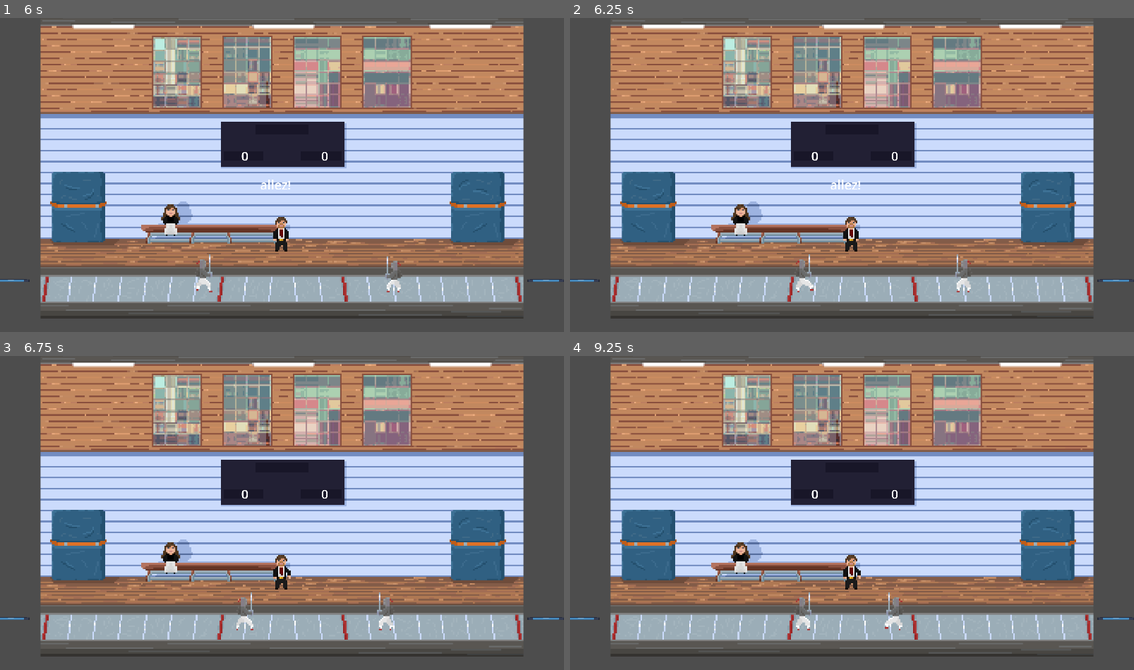
Above: before the commit, frames 1-4 (two rows, left to right).
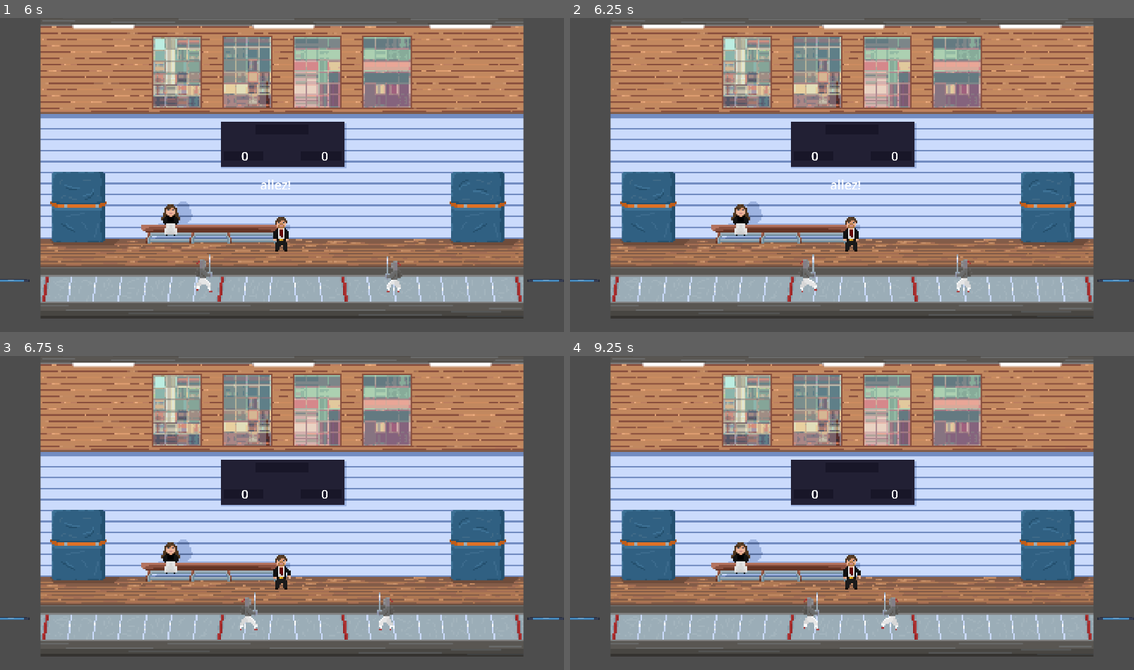
Above: after the commit, the same moments.

Repository: erikdervik/eisen-und-ehre
Game: Godot game, scene res://game.tscn
Same seed, same stepped clock (60 frames per second), same inputs: the game is played once before the commit and once after it. The engine's default icon, where the game draws it, is replaced by a stand-in: a white triangle on a blue panel in a dark square.
Inputs:
- Up to frame 1 (6 s): click "Play" at 0.5 s; tap Enter at 1.25, 2.75, 4.25 s; hold Left (p2_left) 1.28-2.03 s; hold D (p1_right) 1.28-2.78 s; tap Shift (p1_sprint, bound only after the commit) at 1.55, 2.1, 3.8, 5.1 s; tap Space at 2, 3.5 s; tap Ctrl (p2_sprint, bound only after the commit) at 2.3, 4.55 s; hold A (p1_left) 2.78-3.53 s; hold Ctrl (p2_sprint, bound only after the commit) 2.78-3.53 s; tap Left (p2_left) at 3.05, 3.6, 5.3 s; hold D (p1_right) 3.53-5.03 s; hold Right (p2_right) 4.28-5.03 s; hold A (p1_left) 5.03-5.78 s; hold D (p1_right) from 5.78 s (still down); hold Ctrl (p2_sprint, bound only after the commit) from 5.78 s (still down)
- Up to frame 2 (6.25 s): keep holding D (p1_right); keep holding Ctrl (p2_sprint, bound only after the commit); tap Shift (p1_sprint, bound only after the commit) at 6.05 s
- Up to frame 3 (6.75 s): release D (p1_right) at 6.53 s; release Ctrl (p2_sprint, bound only after the commit) at 6.53 s; hold A (p1_left) from 6.53 s (still down); tap Left (p2_left) at 6.6 s
- Up to frame 4 (9.25 s): tap Ctrl (p2_sprint, bound only after the commit) at 6.8, 8.1, 9.05 s; hold Shift (p1_sprint, bound only after the commit) 7.28-8.03 s; tap Left (p2_left) at 7.55 s; release A (p1_left) at 8.03 s; hold D (p1_right) from 8.03 s (still down); tap Shift (p1_sprint, bound only after the commit) at 8.3 s; hold Left (p2_left) from 8.78 s (still down)

Frame 1 is identical in both runs. In frame 2, 0.2% of the frame differs, in the area x 40-44%, y 75-88%; in frame 3, 0.2%; in frame 4, 0.4%, in the area x 40-59%, y 75-88%.

Commit message:
Silas Sounds (furchtbare audio quali?! + Sprinten

Diff:
--- a/fechter.gd
+++ b/fechter.gd
@@ -108,8 +108,14 @@
 
 		if (player == "p1" and Input.is_action_pressed("p1_right") or player == "p2" and Input.is_action_pressed("p2_left")) and state in CAN_FOWARD:
 			state = "FORWARD"
-			$AnimatedSprite2D.play("walk")
-			velocity.x = direction * SPEED * delta
+
+			if player == "p1" and Input.is_action_pressed("p1_sprint") or player == "p2" and Input.is_action_pressed("p2_sprint"):
+				$AnimatedSprite2D.play("sprint")
+				print("SPRINT")
+				velocity.x = direction * SPEED * delta * 1.5
+			else:
+				$AnimatedSprite2D.play("walk")
+				velocity.x = direction * SPEED * delta
 			emit_signal("action",player,"forward") # gain priority a little bit
 		elif (player == "p1" and Input.is_action_pressed("p1_left") or player == "p2" and Input.is_action_pressed("p2_right")) and state in CAN_BACK:
 			state = "BACK"
--- a/game.gd
+++ b/game.gd
@@ -4,6 +4,19 @@
 @onready var audio_player: AudioStreamPlayer = $AudioStreamPlayer
 @export var hit_sounds: Array[AudioStream] = []
 @export var parry_sounds: Array[AudioStream] = []
+
+@onready var silas_player: AudioStreamPlayer = $silasPlayer
+
+@export var en_garde: AudioStream
+@export var pret: AudioStream
+@export var allez: AudioStream
+
+@export var attaque_a_gauche_touche: AudioStream
+@export var attaque_simultane: AudioStream
+@export var attaque_a_droite_touche: AudioStream
+@export var halte: AudioStream
+
+
 var judge_state = ""
 var p1
 var p2
@@ -17,14 +30,18 @@
 var startpos1 = Vector2(-72,265)
 var startpos2 = Vector2(72,265)
 
-func play_sound(sound):
-	if hit_sounds.is_empty():
-		return
+func play_silas_sound(sound, language="fr"):
 	if typeof(sound) == TYPE_ARRAY:
 		audio_player.stream = sound.pick_random()
 	else:
 		audio_player.stream = sound
-
+	audio_player.play()
+
+func play_sound(sound):
+	if typeof(sound) == TYPE_ARRAY:
+		audio_player.stream = sound.pick_random()
+	else:
+		audio_player.stream = sound
 	audio_player.play()
 
 func _on_hit(p, parries, sound):
@@ -122,9 +139,12 @@
 	$judge.play("StellungFertigLos")
 	#Engine.time_scale = 1
 	#get_tree().paused = false
+	get_tree().create_timer(1.0,true,false,true).timeout.connect(func(): play_silas_sound(en_garde))
 	get_tree().create_timer(1.0,true,false,true).timeout.connect(func(): $judge_speak.text =  "en Garde")
 	get_tree().create_timer(2.0,true,false,true).timeout.connect(func(): $judge_speak.text = "pret")
+	get_tree().create_timer(2.0,true,false,true).timeout.connect(func(): play_silas_sound(pret))
 	get_tree().create_timer(3.0,true,false,true).timeout.connect(func(): $judge_speak.text = "allez!")
+	get_tree().create_timer(3.0,true,false,true).timeout.connect(func(): play_silas_sound(allez))
 	get_tree().create_timer(4.0,true,false,true).timeout.connect(func(): get_tree().paused = false)
 	get_tree().create_timer(6.0,true,false,true).timeout.connect(func(): $judge_speak.text = "")
 	get_tree().create_timer(6.0,true,false,true).timeout.connect(func(): judge_state = "eq")
--- a/game.tscn
+++ b/game.tscn
@@ -35,7 +35,10 @@
 [ext_resource type="AudioStream" uid="uid://cmgpljhsddnv0" path="res://assets/sounds/parry/parry-13.mp3" id="32_jo4nb"]
 [ext_resource type="AudioStream" uid="uid://gocsqvuuw7tm" path="res://assets/sounds/parry/parry-14.mp3" id="33_56gn1"]
 [ext_resource type="AudioStream" uid="uid://bfktnrya5aagh" path="res://assets/sounds/parry/parry-15.mp3" id="34_avmo2"]
+[ext_resource type="AudioStream" uid="uid://cdygdhmo6gcp5" path="res://assets/sounds/silas/engarde.mp3" id="35_klri6"]
 [ext_resource type="PackedScene" uid="uid://uhkw8ibv7ur7" path="res://main_ui.tscn" id="36_aa0lp"]
+[ext_resource type="AudioStream" uid="uid://c313jneg60gtf" path="res://assets/sounds/silas/pret.mp3" id="36_eu6ph"]
+[ext_resource type="AudioStream" uid="uid://0xfbs0dbwjof" path="res://assets/sounds/silas/allez.mp3" id="37_edr7y"]
 [ext_resource type="Texture2D" uid="uid://dair51oc7hgui" path="res://assets/sprites/background/background.png" id="37_iu0sx"]
 [ext_resource type="PackedScene" uid="uid://3mi7rplbhil8" path="res://hit.tscn" id="38_4v2jo"]
 
@@ -320,6 +323,9 @@
 script = ExtResource("1_e2o6t")
 hit_sounds = Array[AudioStream]([ExtResource("2_xex6t"), ExtResource("3_aa0lp"), ExtResource("4_iu0sx"), ExtResource("5 …(356 unchanged characters)…
 parry_sounds = Array[AudioStream]([ExtResource("20_cfc7e"), ExtResource("21_gh0px"), ExtResource("22_v33yl"), ExtResour …(291 unchanged characters)…
+en_garde = ExtResource("35_klri6")
+pret = ExtResource("36_eu6ph")
+allez = ExtResource("37_edr7y")
 
 [node name="Camera2D" type="Camera2D" parent="."]
 position = Vector2(0, 130)
@@ -384,6 +390,9 @@
 player = "p1"
 sound = false
 
+[node name="silasPlayer" type="AudioStreamPlayer" parent="."]
+volume_db = -1.908
+
 [connection signal="start" from="MainUI" to="." method="_on_main_ui_start"]
 [connection signal="hit" from="End1" to="." method="_on_hit"]
 [connection signal="hit" from="End2" to="." method="_on_hit"]
--- a/project.godot
+++ b/project.godot
@@ -86,6 +86,16 @@
 "events": [Object(InputEventKey,"resource_local_to_scene":false,"resource_name":"","device":-1,"window_id":0,"alt_press …(195 unchanged characters)…
 ]
 }
+p1_sprint={
+"deadzone": 0.2,
+"events": [Object(InputEventKey,"resource_local_to_scene":false,"resource_name":"","device":-1,"window_id":0,"alt_pressed":false,"shift_pressed":false,"ctrl_pressed":false,"meta_pressed":false,"pressed":false,"keycode":0,"physical_keycode":4194325,"key_label":0,"unicode":0,"location":0,"echo":false,"script":null)
+]
+}
+p2_sprint={
+"deadzone": 0.2,
+"events": [Object(InputEventKey,"resource_local_to_scene":false,"resource_name":"","device":-1,"window_id":0,"alt_pressed":false,"shift_pressed":false,"ctrl_pressed":false,"meta_pressed":false,"pressed":false,"keycode":0,"physical_keycode":4194326,"key_label":0,"unicode":0,"location":0,"echo":false,"script":null)
+]
+}
 
 [rendering]
 
Not shown, added: assets/sounds/silas/allez.mp3.import
Not shown, added: assets/sounds/silas/engarde.mp3.import
Not shown, added: assets/sounds/silas/pret.mp3.import
Not shown: 1 places in game.tscn that only renumber resources
Not shown, changed: README.md
Not shown, added: assets/sounds/silas/allez.mp3
Not shown, added: assets/sounds/silas/engarde.mp3
Not shown, added: assets/sounds/silas/pret.mp3
